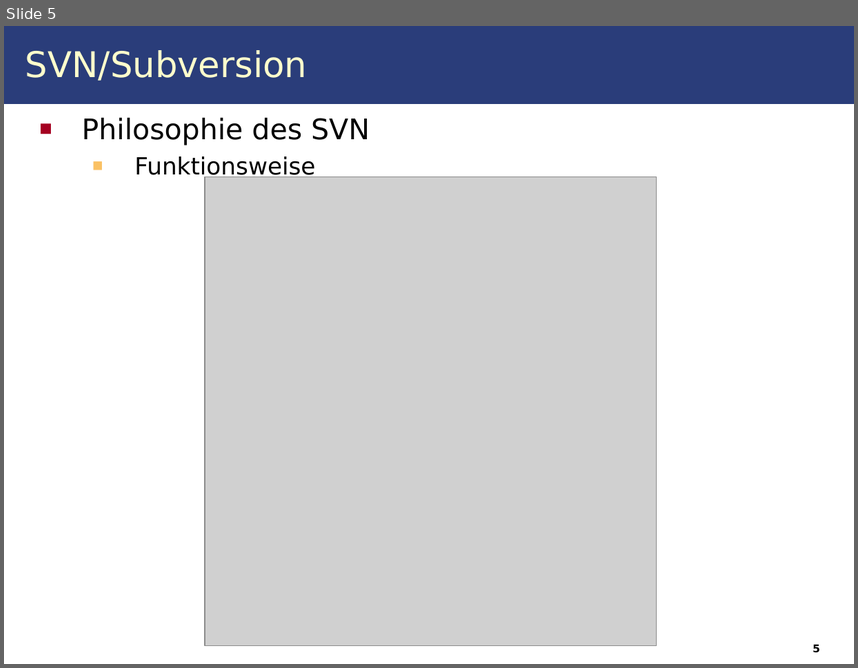
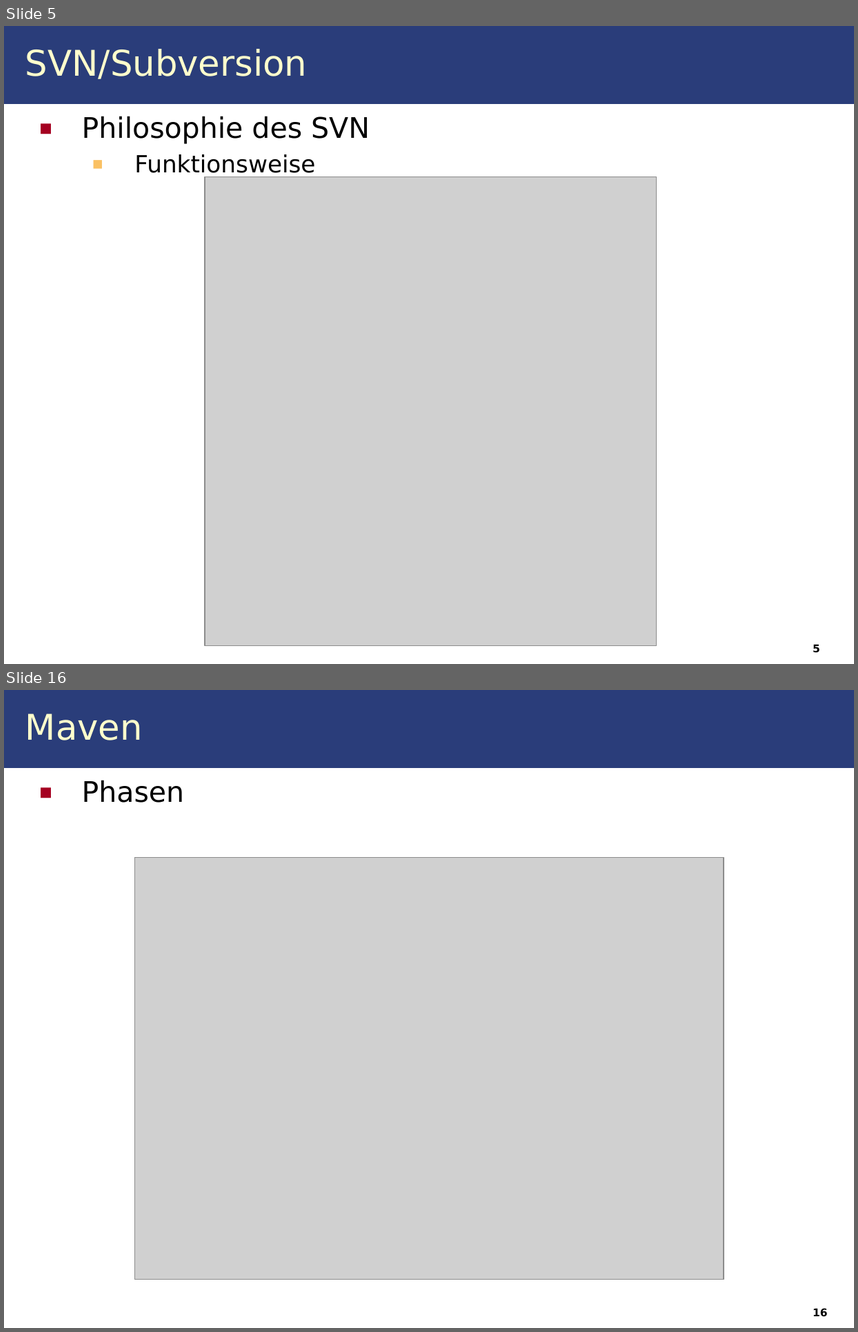
Before and after one commit to IAAS/decidr, a slide deck: seminars/at/Seminar.ppt. Shown one above the other, each under a label of ours: slide 5 before the commit, slides 5 and 16 after it; the slides between them are not shown. The pictures are 858x668 and 858x1332 pixels, drawn with LibreOffice and Linux fonts; fonts in the diff are those of the drawing; grey boxes stand for pictures. Boxes give left, top, right and bottom in pixels: in the first picture for what was removed or moved away, otherwise in the second. Text is boxed around its words. In the diff, an @@ line names an element or a change of style, - is before the commit and + after.

```diff
--- a/seminars/at/Seminar.ppt
+++ b/seminars/at/Seminar.ppt
@@ slide 16 added at <box>4,690,854,1328</box>, background #FFFFFF; not listed: 1 template element that a slide beside it also shows @@
@@ title added at <box>25,713,143,740</box>, 30 pt, text #FFFFCC @@
+Maven
@@ text added at <box>82,780,185,802</box>, 24 pt, text #000000 @@
+■ Phasen
@@ picture added at <box>135,858,724,1279</box> @@
@@ page number added at <box>813,1308,827,1317</box>, 9 pt, text #000000, bold @@
+16
@@ slide 5 changed as well @@
@@ title "SVN/Subversion" at <box>25,49,308,79</box>: line spacing 1 to 0.97 @@
@@ text "Philosophie des SVN" at <box>82,116,370,178</box>: line spacing 1 to 0.97 @@
```
Also in this commit, not shown: 5 other slides changed, 13 other slides added, 9 other files.
